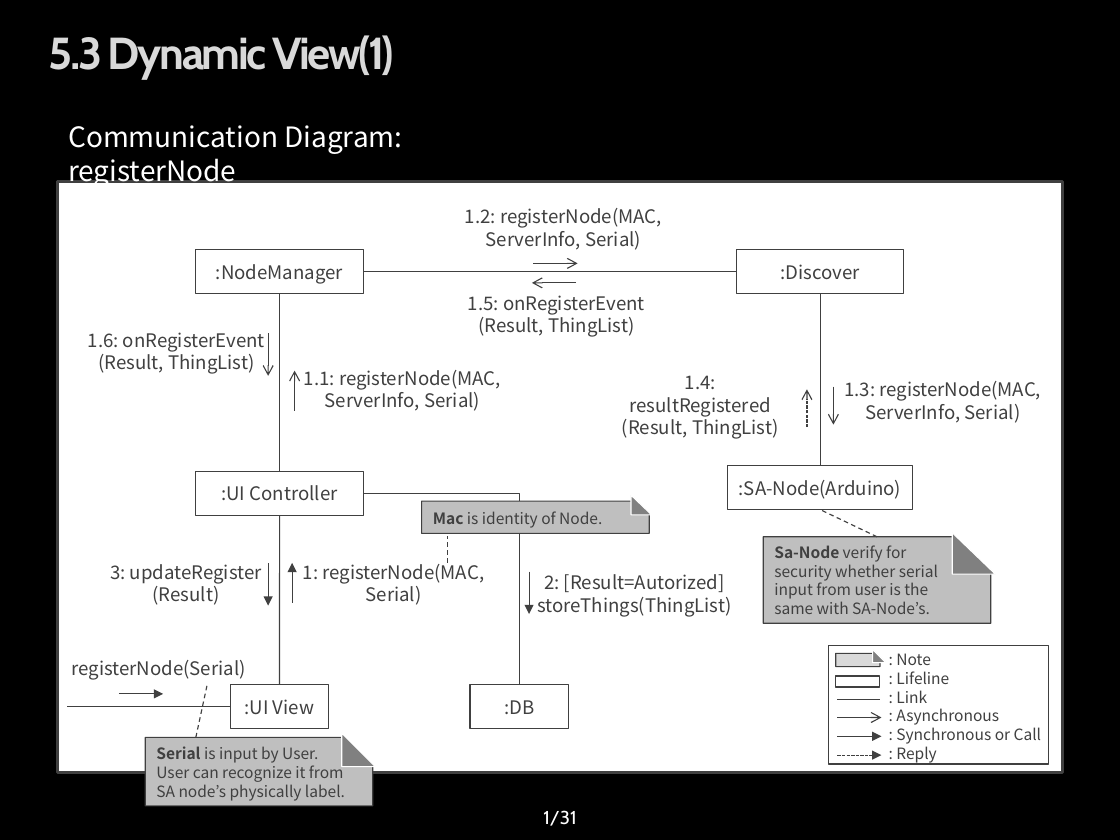
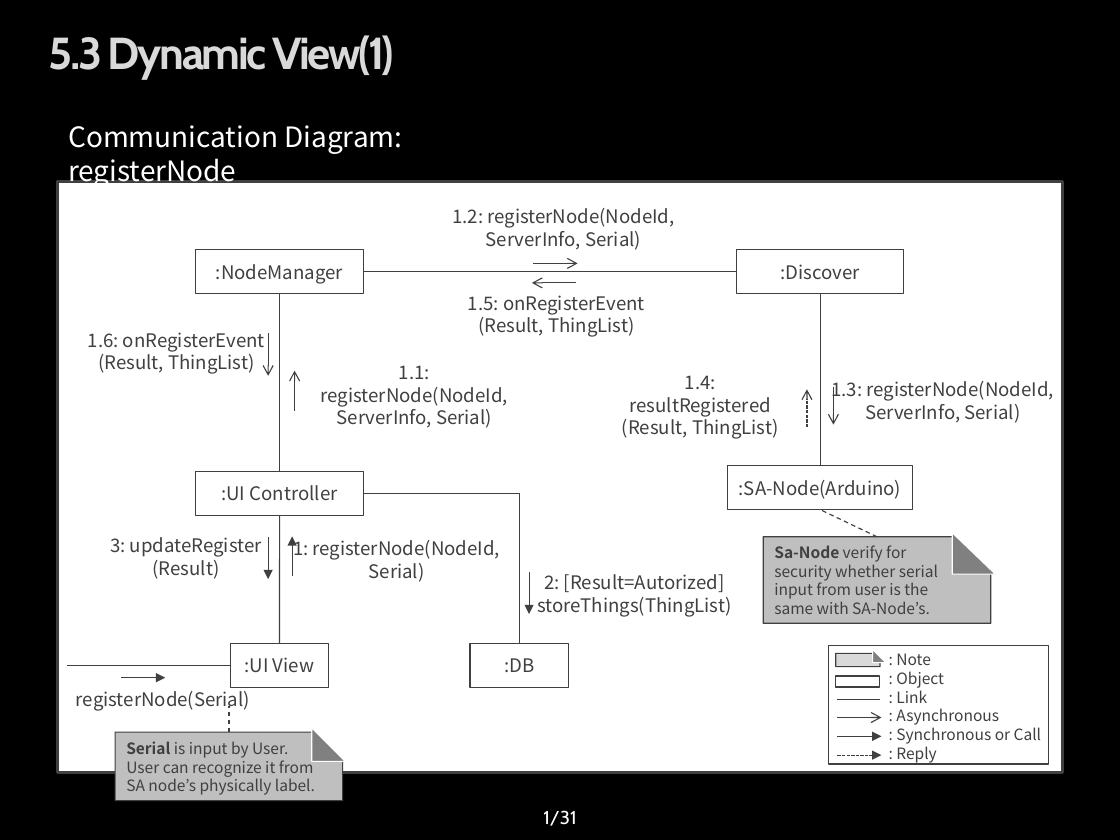
Before and after one commit to youkkwon/smarthome, a slide deck: slide 1 of doc/dynamic view 150616_communication_dgm.pptx. Drawn at 1120x840 pixels with LibreOffice and Linux fonts; fonts in the diff are those of the drawing; background and template pictures are left out. Boxes give left, top, right and bottom in pixels: in the first picture for what was removed or moved away, otherwise in the second. Text is boxed around its words. In the diff, an @@ line names an element or a change of style, - is before the commit and + after.

Commit message:
UI Scenario, dynamic view

```diff
--- a/doc/dynamic view 150616_communication_dgm.pptx
+++ b/doc/dynamic view 150616_communication_dgm.pptx
@@ text at box(452, 208, 674, 250): text changed @@
-1.2: registerNode(MAC, ServerInfo, Serial)
+1.2: registerNode(NodeId, ServerInfo, Serial)
@@ text at box(321, 365, 508, 428): text changed @@
-1.1: registerNode(MAC, ServerInfo, Serial)
+1.1: registerNode(NodeId, ServerInfo, Serial)
@@ text at box(831, 381, 1054, 423): text changed @@
-1.3: registerNode(MAC, ServerInfo, Serial)
+1.3: registerNode(NodeId, ServerInfo, Serial)
@@ elbow line moved from (363, 494) - (520, 684) to (363, 494) - (520, 643) @@
@@ snip rect removed at box(422, 501, 650, 533) @@
-Mac is identity of Node.
@@ right triangle removed at box(631, 495, 651, 515) @@
@@ line moved from (280, 515) - (280, 684) to (280, 515) - (280, 643) @@
@@ 2 arrows, 1 text: place and size @@
-2 arrows, 1 text at box(110, 563, 292, 606)
+2 arrows, 1 text at box(110, 536, 292, 579)
@@ text at box(293, 538, 500, 582): text changed @@
-1: registerNode(MAC, Serial)
+1: registerNode(NodeId, Serial)
@@ line removed from (447, 563) to (447, 536) @@
@@ text "registerNode(Serial)" rewrapped from box(71, 660, 245, 680) to box(76, 687, 250, 711) @@
@@ 2 rectangles, 1 line: place and size @@
-2 rectangles, 1 line at box(67, 684, 569, 728)
+2 rectangles, 1 line at box(67, 643, 569, 687)
@@ arrow moved from (119, 694) - (164, 694) to (121, 678) - (165, 678) @@
@@ text at box(896, 671, 944, 688): text changed @@
-: Lifeline
+: Object
@@ line moved from (196, 737) - (207, 684) to (228, 732) - (228, 707) @@
@@ snip rect "Serial is input by User. ...": place and size @@
-snip rect "Serial is input by User. ..." at box(146, 737, 373, 805)
+snip rect "Serial is input by User. ..." at box(115, 732, 343, 801)
@@ right triangle: place and size @@
-right triangle at box(342, 732, 375, 766)
+right triangle at box(311, 728, 345, 762)
```
Also in this commit, not shown: 2 slides added, 1 other file.
